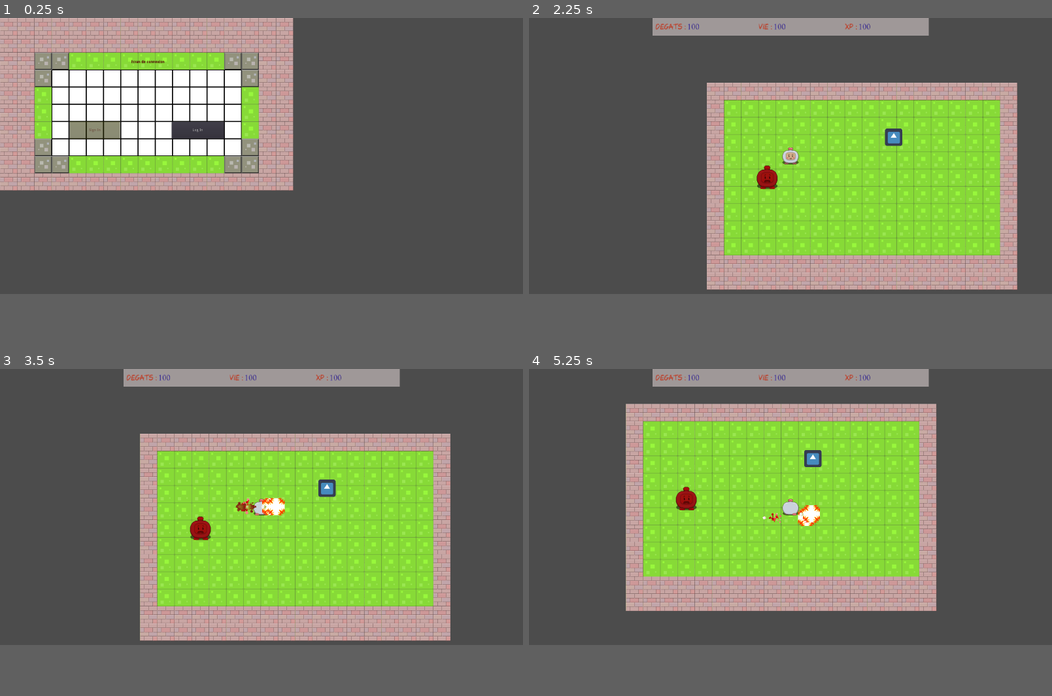
Above: before the commit, frames 1-4 (two rows, left to right).
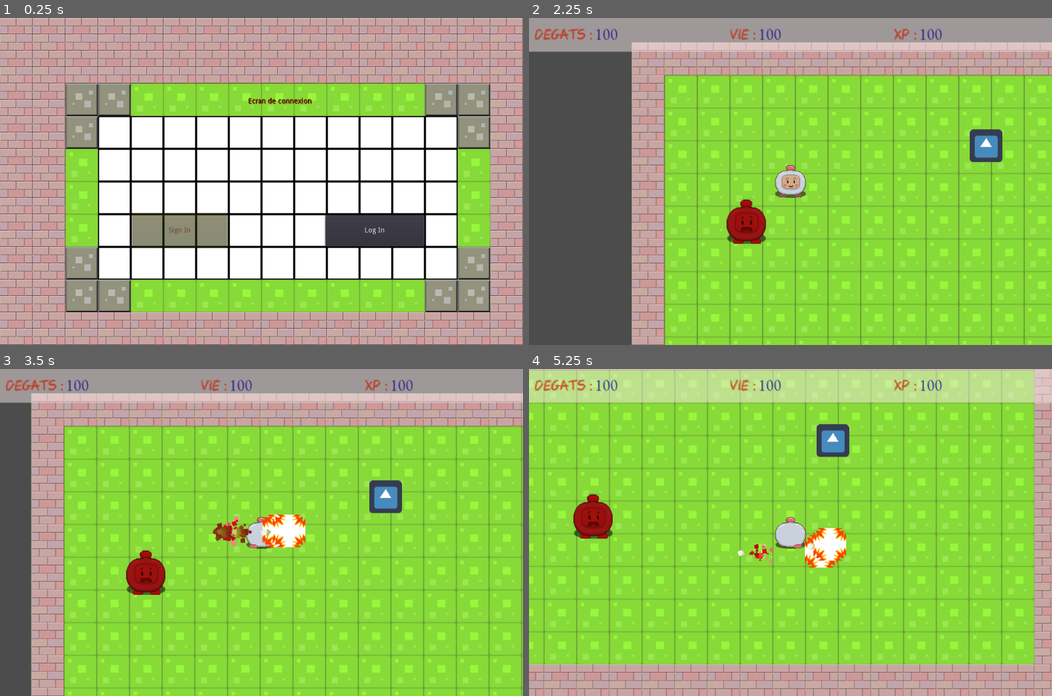
Above: after the commit, the same moments.

Repository: Jairard/JeuMaths
Game: Godot game, scene res://map/Start.tscn
The game is run twice, just before and just after one commit, with the same random seed, the same clock (stepped at 60 frames per second) and the same inputs. The engine's default icon, where the game draws it, is replaced by a stand-in: a white triangle on a blue panel in a dark square.
Inputs:
- Up to frame 1 (0.25 s): no input
- Up to frame 2 (2.25 s): click "Sign In" at 0.5 s; click "Sign In" at 1.25 s; click "Jouer" at 2 s
- Up to frame 3 (3.5 s): tap Enter (ui_accept) at 2.75, 2.85, 3.02, 3.32 s; hold Right (ui_right) from 2.78 s (still down)
- Up to frame 4 (5.25 s): release Right (ui_right) at 3.53 s; hold Down (ui_down) 3.53-4.28 s; tap Enter (ui_accept) at 3.6, 3.77, 4.07, 4.35, 5.1 s; hold Right (ui_right) 4.28-5.03 s; hold Up (ui_up) from 5.03 s (still down)
In our replay, the window is 800x422 before the commit and 800x500 after it. These sizes can differ from the game's own. Grey fills any space a smaller window leaves; there, only what the larger window draws over its background counts as a difference.

The runs differ from the first frame. In frame 1, 80% of the frame differs, in the area x 0-100%, y 0-100%; in frame 2, 56%; in frame 3, 65%; in frame 4, 79%.

Commit message:
monstre meur si touché (pb raycast)

Diff:
--- a/Ennemy.gd
+++ b/Ennemy.gd
@@ -6,7 +6,9 @@
 func _ready():
 	pass
 
-
+func death(valeur):
+	if valeur == 0:
+		queue_free()
 
 #func _process(delta):
 #	pass
--- a/Ennemy.tscn
+++ b/Ennemy.tscn
@@ -9,7 +9,7 @@
 [node name="Ennemy" type="KinematicBody2D"]
 position = Vector2( 160, 288 )
 collision_layer = 4
-collision_mask = 9
+collision_mask = 0
 script = ExtResource( 1 )
 __meta__ = {
 "_edit_group_": true
--- a/animation sort.gd
+++ b/animation sort.gd
@@ -1,8 +1,10 @@
 extends RigidBody2D
 
 
+
 func _ready():
-	pass # Replace with function body.
+
+	pass
 
 
 
--- a/animation sort.tscn
+++ b/animation sort.tscn
@@ -84,17 +84,21 @@
 color_ramp = SubResource( 4 )
 
 [node name="animation sort" type="RigidBody2D"]
+position = Vector2( -2, 1 )
 collision_layer = 8
-collision_mask = 20
+collision_mask = 0
 mode = 3
 script = ExtResource( 1 )
+__meta__ = {
+"_edit_group_": true
+}
 
 [node name="CollisionShape2D" type="CollisionShape2D" parent="."]
 position = Vector2( 2.598, -2.14447 )
 shape = SubResource( 1 )
 
 [node name="Sprite" type="Sprite" parent="."]
-position = Vector2( 126.904, -1.36725 )
+position = Vector2( 7.46496, -3.36725 )
 texture = ExtResource( 2 )
 vframes = 8
 hframes = 8
@@ -120,4 +124,5 @@
 [node name="RayCast_droite" type="RayCast2D" parent="."]
 enabled = true
 cast_to = Vector2( 50, 0 )
+collision_mask = 8
 [connection signal="timeout" from="Timer" to="." method="_on_Timer_timeout"]
--- a/coin.gd
+++ b/coin.gd
@@ -8,7 +8,6 @@
 
 
 func _ready():
-	print("555555555555555555555555")
 	self.connect("loot", get_parent().get_node("hero"), "recup_loot")
 
 #func _process(delta):
--- a/hero.gd
+++ b/hero.gd
@@ -14,10 +14,13 @@
 var velocite = Vector2(0,0)
 
 signal comb(valeur)
+signal damage(valeur)
+
 
 func _ready():
 # warning-ignore:return_value_discarded
 	self.connect("comb", get_parent(), 'combat')
+	self.connect("damage", get_parent().get_node("Ennemy"), 'death')
 	pass
 
 
@@ -61,7 +64,7 @@
 		s.sort(self.position)
 		get_parent().add_child(s)
 		if $RayCast_droite.is_colliding() == true :
-			print("77777777777777777777777")
+			emit_signal("damage",0)
 
 
 	velocite = move_and_slide(velocite).normalized()
--- a/hero.tscn
+++ b/hero.tscn
@@ -101,7 +101,7 @@
 texture = ExtResource( 2 )
 vframes = 8
 hframes = 8
-frame = 17
+frame = 16
 
 [node name="animation hero" type="AnimationPlayer" parent="."]
 "anims/mouvement bas" = SubResource( 1 )
--- a/map/map 0.gd
+++ b/map/map 0.gd
@@ -16,7 +16,6 @@
 #	pass
 
 func charger_intro() :
-	print ("2222222222222222222222222")
 	add_child(ennemy.instance())
 	add_child(hero.instance())
 	add_child(coin.instance())
--- a/map/map 1.gd
+++ b/map/map 1.gd
@@ -6,7 +6,6 @@
 
 
 func _ready():
-	print ("00000000000000000000000")
 	spawn()
 	pass
 
@@ -16,7 +15,6 @@
 
 
 func spawn() :
-	print ("111111111111111111111111")
 	add_child(hero.instance())
 	add_child(ennemy.instance())
 	re_size()
--- a/project.godot
+++ b/project.godot
@@ -21,8 +21,7 @@
 
 [display]
 
-window/size/width=1940
-window/size/height=1024
+window/size/height=640
 
 [layer_names]
 
Binary file added: image sol/spritesheet2.png
Not shown, added: image sol/spritesheet2.png.import
